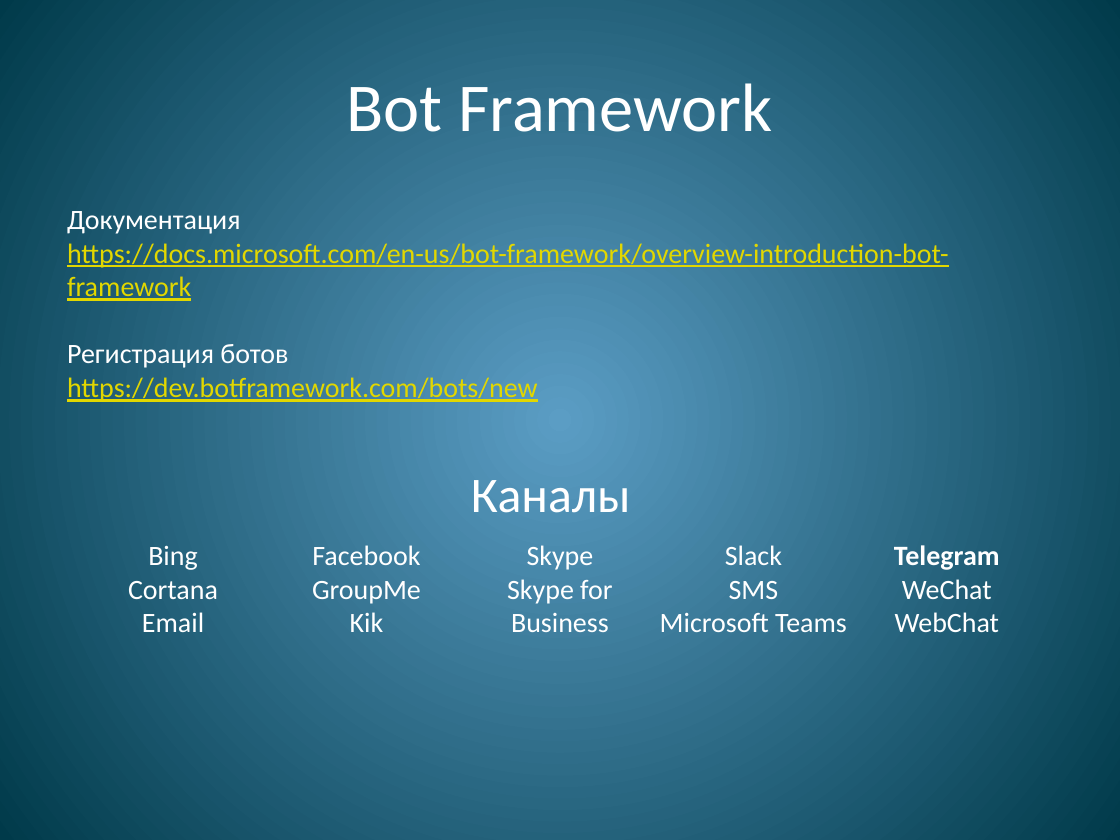
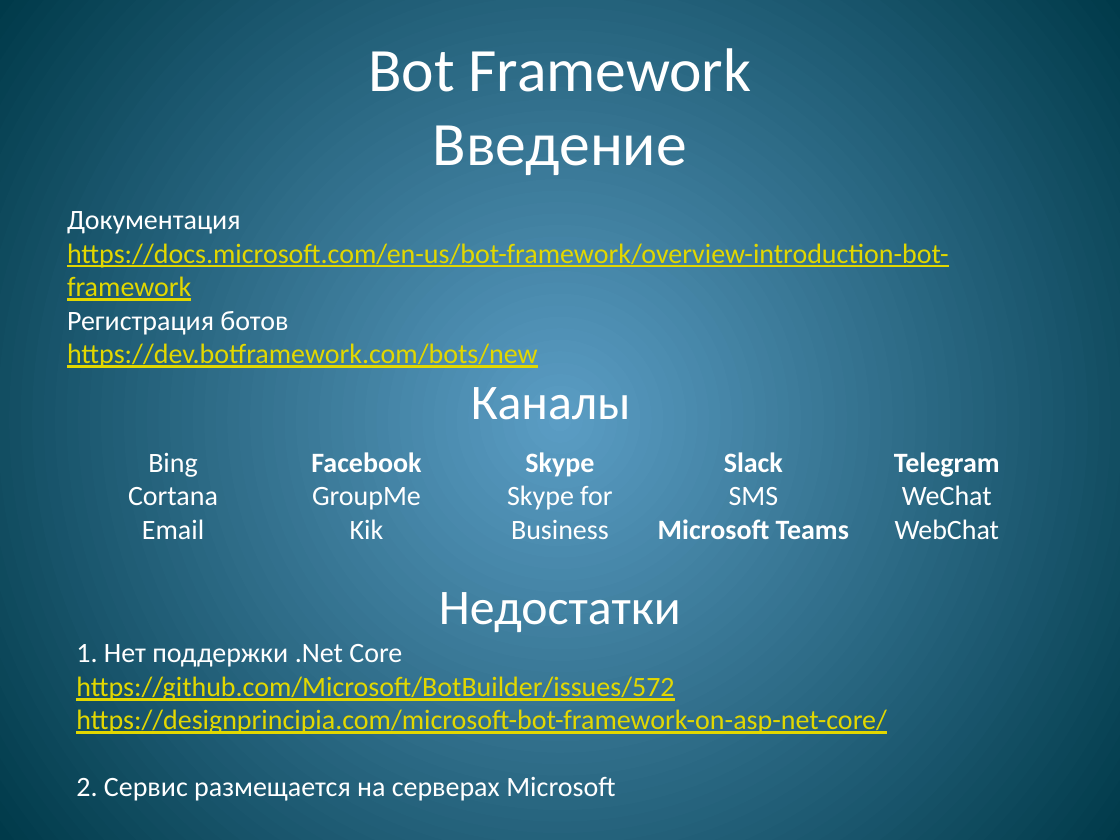
Before and after one commit to WrMax/TelegramDemo, a slide deck: slide 13 of Bot.pptx. Drawn at 1120x840 pixels with LibreOffice and Linux fonts; fonts in the diff are those of the drawing. Boxes give left, top, right and bottom in pixels: in the first picture for what was removed or moved away, otherwise in the second. Text is boxed around its words. In the diff, an @@ line names an element or a change of style, - is before the commit and + after.

Commit message:
presentation

```diff
--- a/Bot.pptx
+++ b/Bot.pptx
@@ title at [368, 48, 752, 175]: text changed; size 44 to 39.6 pt @@
-Bot Framework
+Bot Framework
+Введение
@@ text "Документация" rewrapped from [67, 211, 949, 513] to [67, 211, 949, 420] @@
@@ text "Bing": place and size @@
-text "Bing" at [128, 545, 1000, 632]
+text "Bing" at [128, 452, 1000, 539]
@@ text at [311, 452, 849, 539]: bold on in "Facebook", "Skype", "Slack", "Microsoft Teams" @@
@@ text added at [76, 592, 886, 801], 18 pt, text #E2D700, underline @@
+Недостатки
+1. Нет поддержки .Net Core
+https://github.com/Microsoft/BotBuilder/issues/572
+https://designprincipia.com/microsoft-bot-framework-on-asp-net-core/
+2. Сервис размещается на серверах Microsoft
```
Also in this commit, not shown: 1 other slide changed, 2 slides added, 1 other file.
